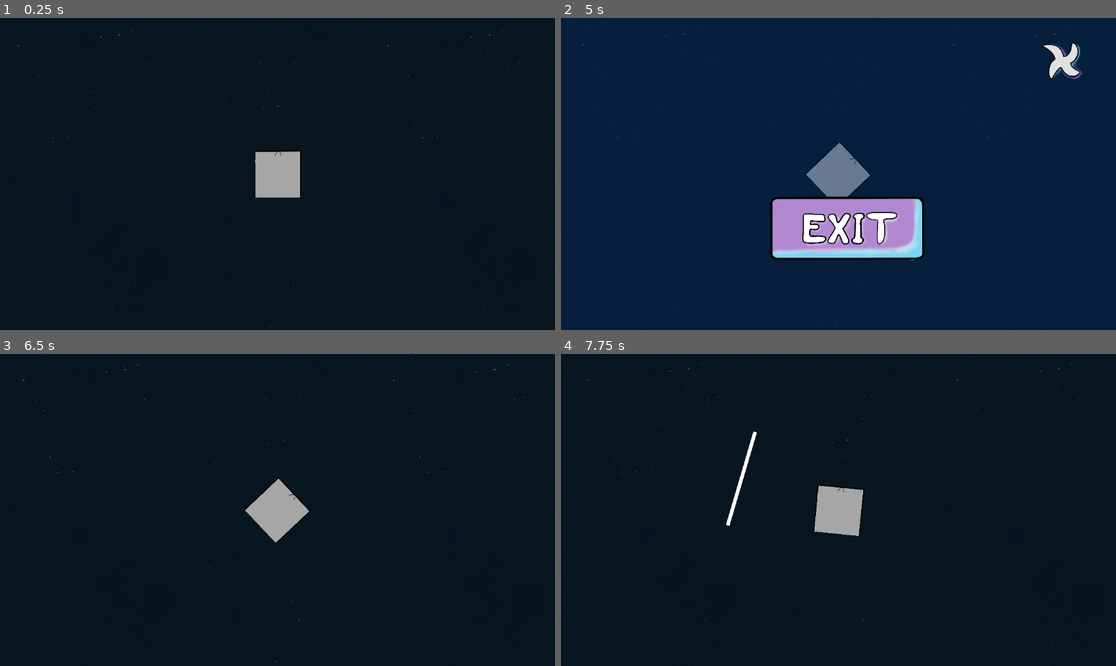
Above: before the commit, frames 1-4 (two rows, left to right).
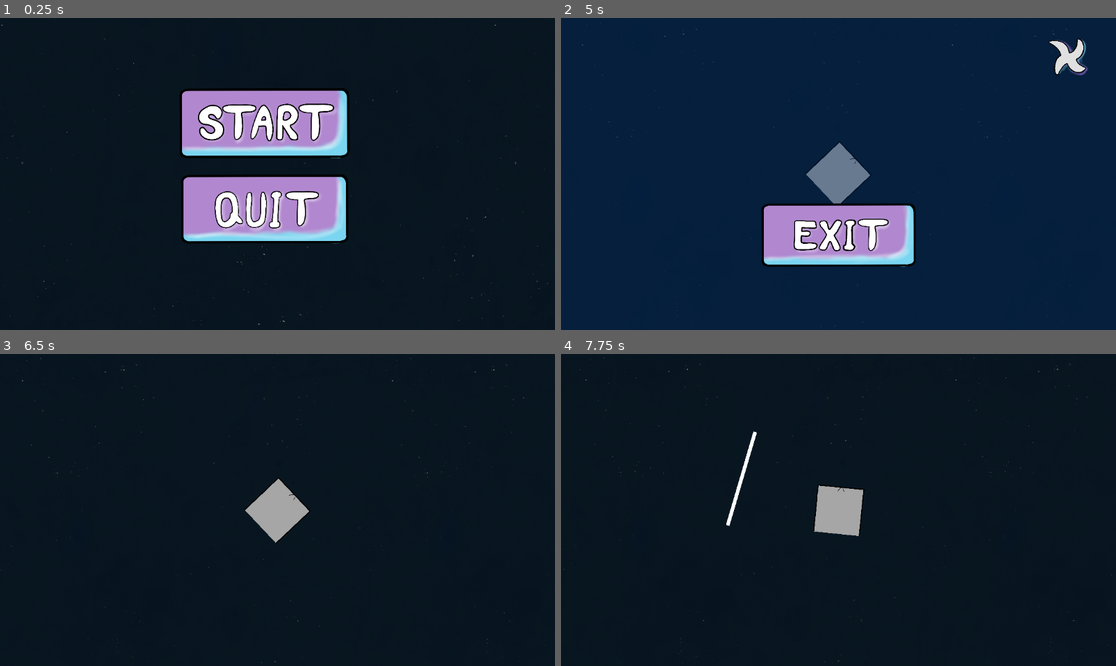
Above: after the commit, the same moments.

Repository: Dolphus2/NordicGameJam2026
Game: Godot game, scene res://scenes/title_screen.tscn
Same seed, same stepped clock (60 frames per second), same inputs: the game is played once before the commit and once after it. Before the commit the project starts from res://scenes/game.tscn.
Inputs (mouse positions are in pixels of both pictures, inside the frame that each line leads up to; where the layout moved, square brackets give the same spot in the first picture):
- Up to frame 1 (0.25 s): no input
- Up to frame 2 (5 s): click (827, 124) at 0.52 s; tap Enter at 1.25 s; move the mouse to (960, 158) at 1.27 s; hold E (roll_right) 1.28-2 s; click (960, 158) at 1.42 s; drag from (727, 189) to (810, 236) at 2.02 s; move the mouse to (894, 105) at 2.77 s; hold E (roll_right) 2.78-3.5 s; drag from (810, 236) to (672, 127) at 3.52 s; move the mouse to (1005, 220) at 4.27 s; hold Q (roll_left) from 4.28 s (still down); tap Escape (ui_cancel) at 4.9 s
- Up to frame 3 (6.5 s): release Q (roll_left) at 5 s; drag from (111, 463) to (194, 432) at 5.02 s; click (505, 391) [499, 397] at 5.75 s
- Up to frame 4 (7.75 s): tap Space at 6.5 s; move the mouse to (866, 510) at 6.52 s; hold Q (roll_left) 6.53-7.25 s; click (866, 510) at 6.67 s; drag from (755, 432) to (727, 525) at 7.27 s

The runs differ from the first frame. In frame 1, 14% of the frame differs, in the area x 0-99%, y 0-100%; in frame 2, 5.4%; in frame 3, less than 0.1%; in frame 4, less than 0.1%.

Commit message:
screens functionnal

Diff:
--- a/project.godot
+++ b/project.godot
@@ -11,7 +11,7 @@
 [application]
 
 config/name="NordicGameJam2026"
-run/main_scene="uid://01rjvcv7a1o1"
+run/main_scene="uid://cpb7s68l3n0f6"
 config/features=PackedStringArray("4.6", "Forward Plus")
 config/icon="res://icon.svg"
 
--- a/scenes/game.tscn
+++ b/scenes/game.tscn
@@ -7,9 +7,6 @@
 [ext_resource type="PackedScene" uid="uid://1m8wimnntu5y" path="res://scenes/asteroids.tscn" id="4_p57ef"]
 [ext_resource type="PackedScene" uid="uid://dmktf342p1kkl" path="res://scenes/black_hole.tscn" id="5_u5sy4"]
 [ext_resource type="PackedScene" uid="uid://b21d4powvh5m" path="res://scenes/pause_screen.tscn" id="8_gee14"]
-[ext_resource type="Texture2D" uid="uid://b6h4t5quexpt5" path="res://assets/arrow.png" id="8_0tnpc"]
-[ext_resource type="Script" uid="uid://cvydu0app6xv0" path="res://scripts/goal_locator.gd" id="9_vtaks"]
-
 
 [sub_resource type="TileSetAtlasSource" id="TileSetAtlasSource_iywne"]
 texture = ExtResource("4_lbhrr")
@@ -21,9 +18,6 @@
 sources/1 = SubResource("TileSetAtlasSource_iywne")
 
 [node name="Game" type="Node2D" unique_id=1375401336]
-
-[node name="Pause" parent="." unique_id=1706168053 instance=ExtResource("8_gee14")]
-process_mode = 3
 
 [node name="TileMap" type="TileMap" parent="." unique_id=324097902]
 tile_set = SubResource("TileSet_p57ef")
@@ -46,6 +40,9 @@
 [node name="Player" parent="." unique_id=1597567515 instance=ExtResource("1_uwrxv")]
 position = Vector2(2, -9)
 
+[node name="Pause" parent="Player" unique_id=1706168053 instance=ExtResource("8_gee14")]
+process_mode = 3
+
 [node name="Slicer" parent="Player" unique_id=2086154053 instance=ExtResource("2_yqjtg")]
 position = Vector2(-2, 9)
 
--- a/scenes/pause_screen.tscn
+++ b/scenes/pause_screen.tscn
@@ -11,29 +11,39 @@
 script = ExtResource("1_c4rma")
 
 [node name="ColorRect" type="ColorRect" parent="." unique_id=1980327642]
-offset_right = 1153.0
-offset_bottom = 649.0
+anchors_preset = 15
+anchor_right = 1.0
+anchor_bottom = 1.0
+grow_horizontal = 2
+grow_vertical = 2
 color = Color(0, 0.18689638, 0.42291838, 0.37254903)
 
 [node name="ExitButton" type="TextureButton" parent="." unique_id=208052680]
-offset_left = 429.0
-offset_top = 368.0
-offset_right = 760.4171
-offset_bottom = 508.0
+anchors_preset = -1
+anchor_left = 0.35677084
+anchor_top = 0.58950615
+anchor_right = 0.6444593
+anchor_bottom = 0.8055556
+grow_horizontal = 2
+grow_vertical = 0
 texture_normal = ExtResource("3_duq8p")
 ignore_texture_size = true
 stretch_mode = 0
+metadata/_edit_use_anchors_ = true
 
 [node name="XButton" type="TextureButton" parent="." unique_id=1818582594]
-offset_left = 989.0
-offset_top = 39.0
-offset_right = 1092.3204
-offset_bottom = 138.0
+anchors_preset = -1
+anchor_left = 0.8689236
+anchor_top = 0.047839507
+anchor_right = 0.95861137
+anchor_bottom = 0.20061728
+grow_horizontal = 0
 texture_normal = ExtResource("1_hr2n2")
 texture_pressed = ExtResource("2_27awe")
 texture_hover = ExtResource("2_27awe")
 ignore_texture_size = true
 stretch_mode = 0
+metadata/_edit_use_anchors_ = true
 
 [connection signal="pressed" from="ExitButton" to="." method="_on_exit_button_pressed"]
 [connection signal="pressed" from="XButton" to="." method="_on_x_button_pressed"]
--- a/scenes/title_screen.tscn
+++ b/scenes/title_screen.tscn
@@ -26,24 +26,26 @@
 [node name="StartButton" type="TextureButton" parent="." unique_id=2029525742]
 z_index = 1
 layout_mode = 0
-offset_left = 368.0
-offset_top = 142.0
-offset_right = 728.9701
-offset_bottom = 295.0
+anchor_left = 0.31944445
+anchor_top = 0.2191358
+anchor_right = 0.6327865
+anchor_bottom = 0.45524693
 texture_normal = ExtResource("2_s4lrb")
 ignore_texture_size = true
 stretch_mode = 0
+metadata/_edit_use_anchors_ = true
 
 [node name="QuitButton" type="TextureButton" parent="." unique_id=810390034]
 z_index = 1
 layout_mode = 0
-offset_left = 368.0
-offset_top = 320.0
-offset_right = 728.9701
-offset_bottom = 473.0
+anchor_left = 0.31944445
+anchor_top = 0.49382716
+anchor_right = 0.6327865
+anchor_bottom = 0.72993827
 texture_normal = ExtResource("3_mgrm8")
 ignore_texture_size = true
 stretch_mode = 0
+metadata/_edit_use_anchors_ = true
 
 [node name="TileMap" type="TileMap" parent="." unique_id=270586248]
 tile_set = SubResource("TileSet_e54dn")
